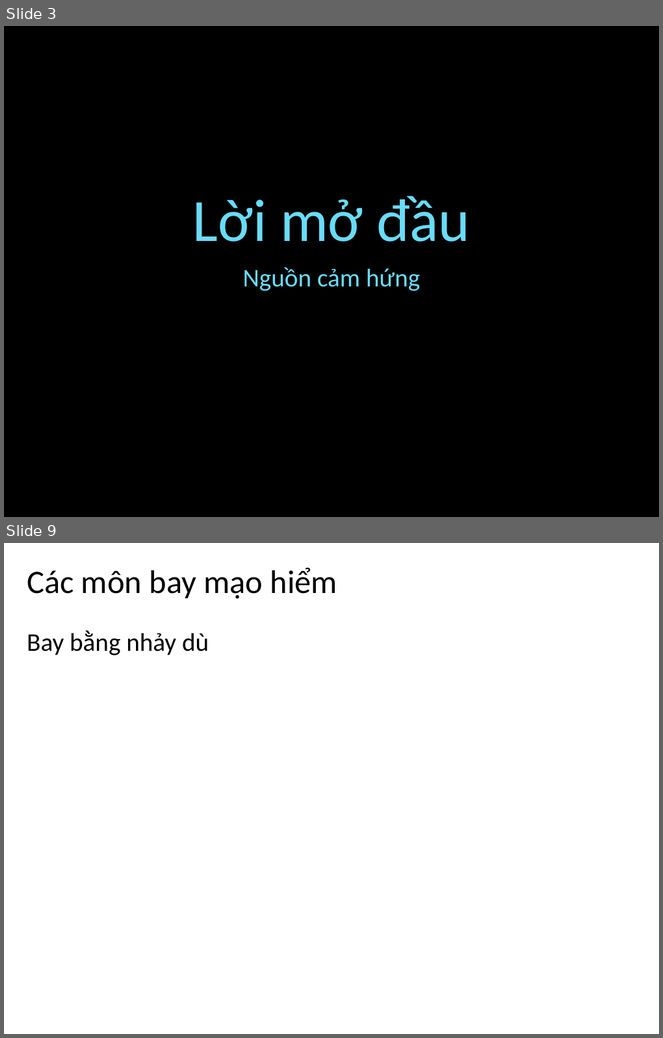
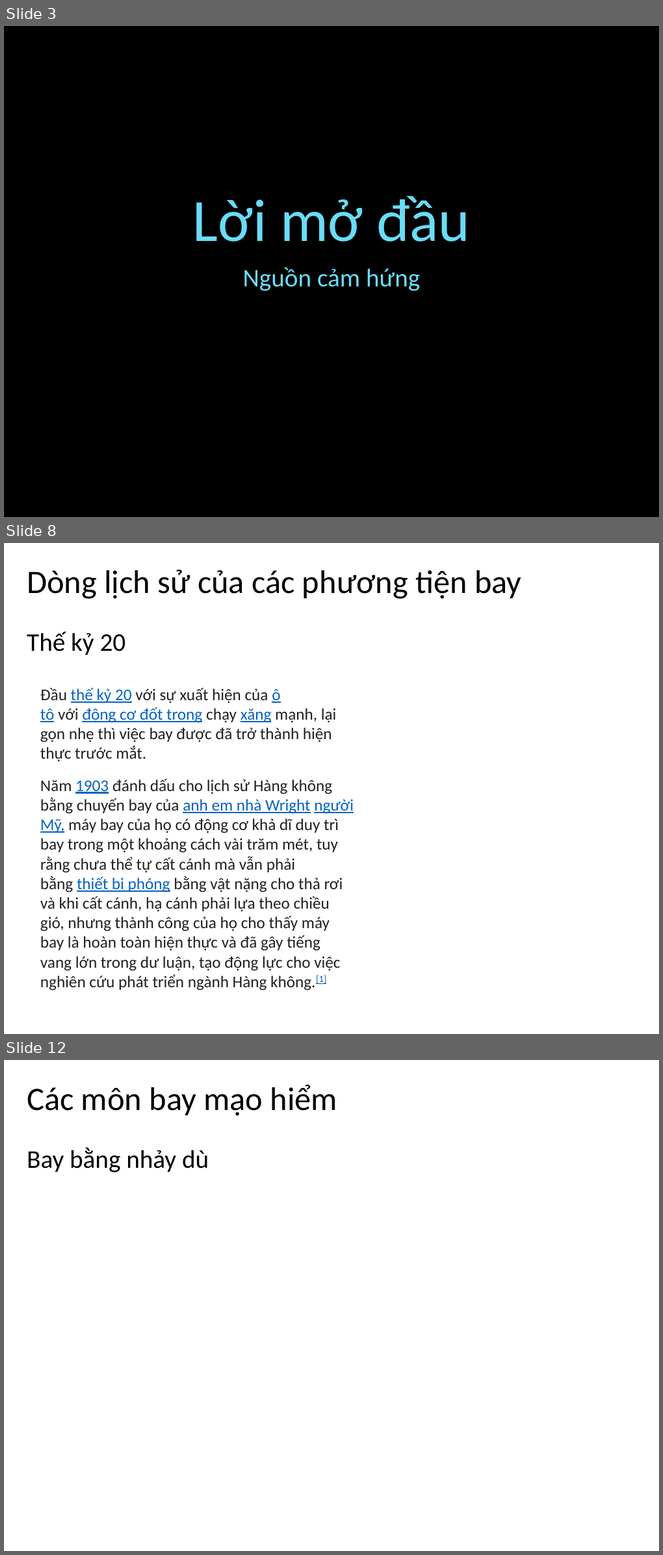
Before and after one commit to anhkysu/docs, a slide deck: De_Tai_Chao_Le_Khanh_Trinh_23112020.pptx. Shown one above the other, each under a label of ours: slides 3 and 9 before the commit, slides 3, 8 and 12 after it; the slides between them are not shown. The pictures are 663x1038 and 663x1555 pixels, drawn with LibreOffice and Linux fonts; fonts in the diff are those of the drawing; background and template pictures are left out. Boxes give left, top, right and bottom in pixels: in the first picture for what was removed or moved away, otherwise in the second. Text is boxed around its words. In the diff, an @@ line names an element or a change of style, - is before the commit and + after.

```diff
--- a/De_Tai_Chao_Le_Khanh_Trinh_23112020.pptx
+++ b/De_Tai_Chao_Le_Khanh_Trinh_23112020.pptx
@@ slide 8 added at (x1=4, y1=543, x2=659, y2=1034), background #FFFFFF @@
@@ title added at (x1=27, y1=570, x2=521, y2=599), 36 pt, text #000000 @@
+Dòng lịch sử của các phương tiện bay
@@ text added at (x1=27, y1=631, x2=126, y2=655), 28 pt, text #000000 @@
+Thế kỷ 20
@@ text added at (x1=40, y1=688, x2=337, y2=762), 18 pt, text #202122 @@
+Đầu thế kỷ 20 với sự xuất hiện của ô tô với động cơ đốt trong chạy xăng mạnh, lại gọn nhẹ thì việc bay được đã trở thành hiện thực trước mắt.
@@ text added at (x1=40, y1=779, x2=354, y2=991), 18 pt, text #202122 @@
+Năm 1903 đánh dấu cho lịch sử Hàng không bằng chuyến bay của anh em nhà Wright người Mỹ, máy bay của họ có động cơ khả dĩ duy trì bay trong một khoảng cách vài trăm mét, tuy rằng chưa thể tự cất cánh mà vẫn phải bằng thiết bị phóng bằng vật nặng cho thả rơi và khi cất cánh, hạ cánh phải lựa theo chiều gió, nhưng thành công của họ cho thấy máy bay là hoàn toàn hiện thực và đã gây tiếng vang lớn trong dư luận, tạo động lực cho việc nghiên cứu phát triển ngành Hàng không.[1]
@@ what was slide 9 is now slide 12 @@
```
Also in this commit, not shown: 2 slides changed, 3 other slides added, 1 slide removed.
